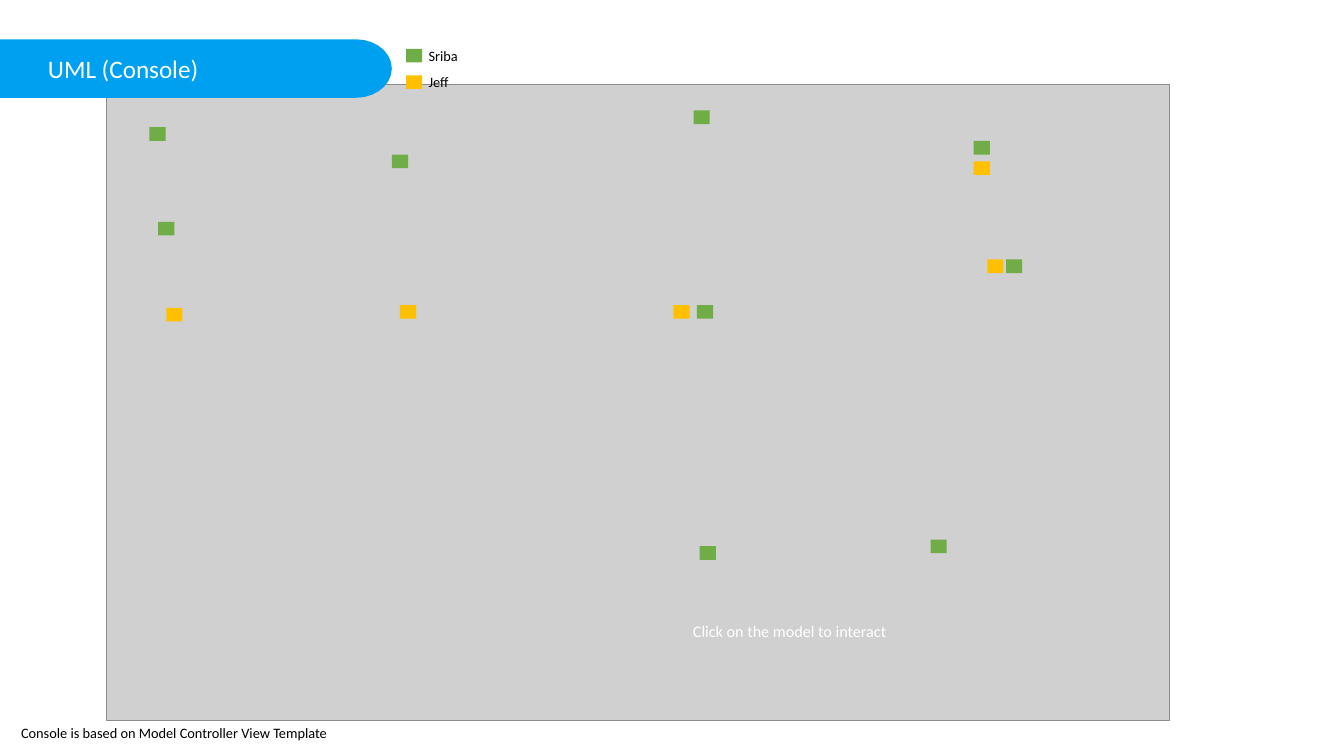
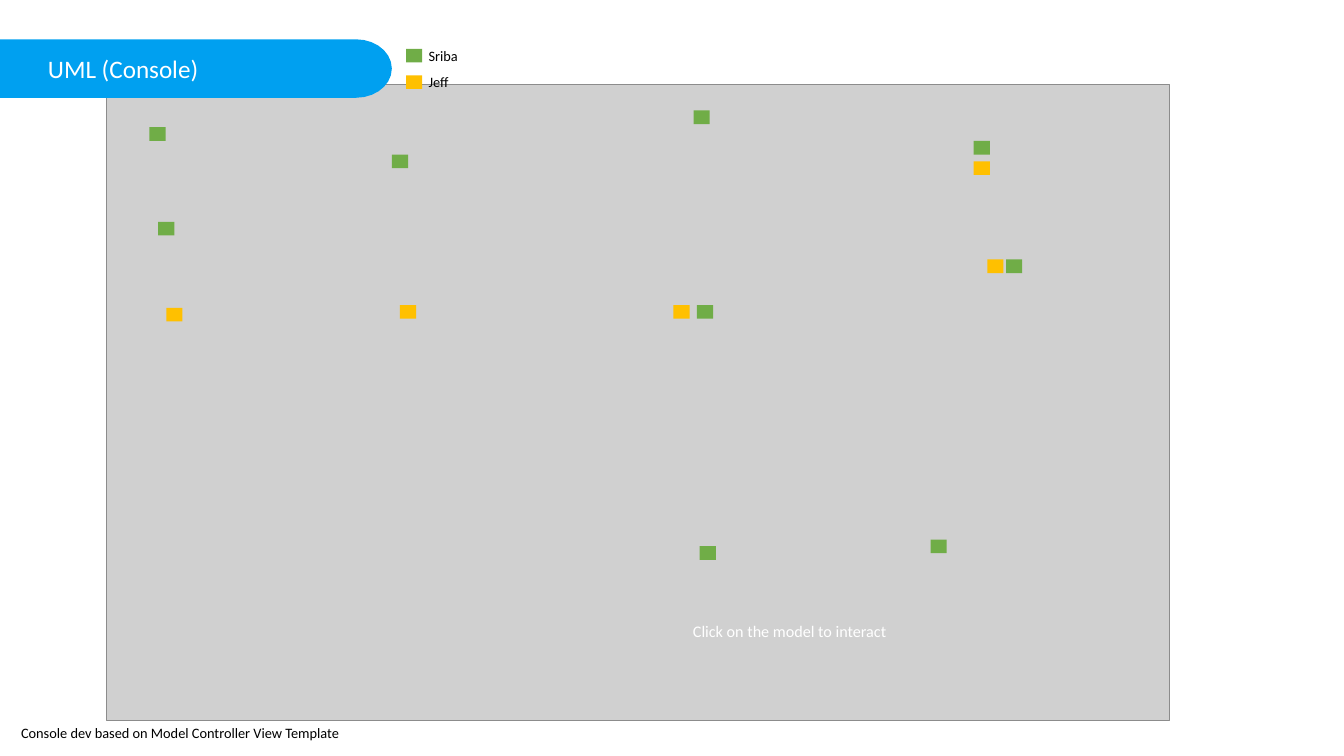
Before and after one commit to jstocks/trivia_maze, a slide deck: slide 3 of Trivia_Maze_Presentation.pptx. Drawn at 1344x756 pixels with LibreOffice and Linux fonts; fonts in the diff are those of the drawing; grey boxes stand for pictures. Boxes give left, top, right and bottom in pixels: in the first picture for what was removed or moved away, otherwise in the second. Text is boxed around its words. In the diff, an @@ line names an element or a change of style, - is before the commit and + after.

```diff
--- a/Trivia_Maze_Presentation.pptx
+++ b/Trivia_Maze_Presentation.pptx
@@ text at <box>21,728,339,741</box>: text changed @@
-Console is based on Model Controller View Template
+Console dev based on Model Controller View Template
```
Also in this commit, not shown: 5 other slides changed, 2 other files.
